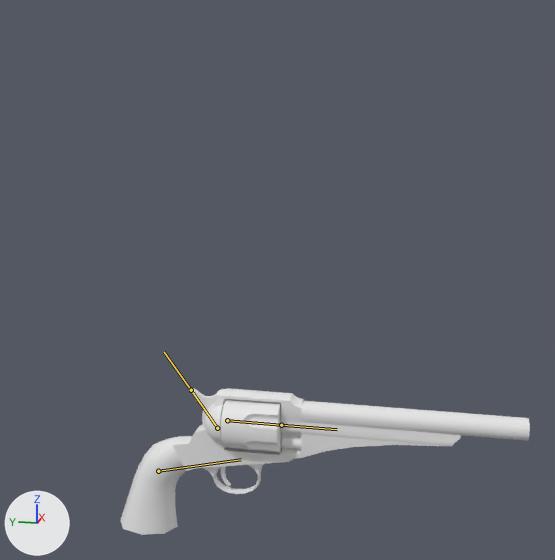
Before and after pictures for a commit that changed the FBX model Art/Animations/WEP_Repeater_Revolver_Animations_001/WEP_Revolver_Repeater_Animations_Fancy_Shoots_001.fbx.
Both versions are drawn from a camera (50 mm lens) standing at (-0.851, -0.325, 0.368) and looking at (0.006, -0.154, 0.154). Arrows for +X, +Y and +Z are at lower left; the lights stay in place. Both versions are drawn at frame 1 of the action 'Armature|Armature|Armature|Armature|Armature|Idle|Armature|Idle|Armature'; the numbers are the values there. The bones that bend it are drawn over the model as lines.

In view in the first picture: 'Revolver'.
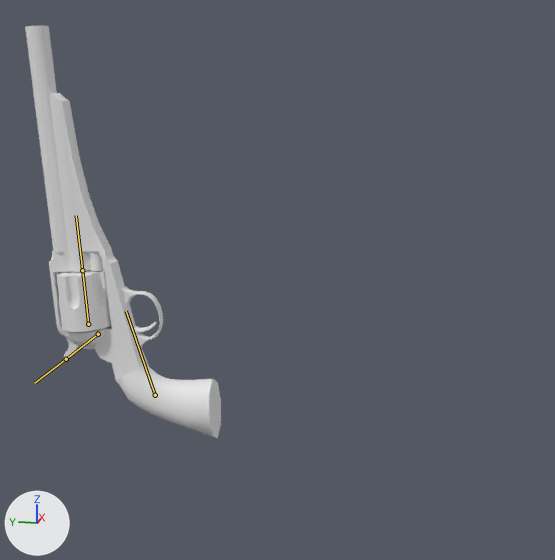
The change, as JSON lines over the scene's bpy script:
```json
{"block": "bone_gun", "where": "bone_gun = bpy.data.objects['Armature'].pose.bones['Gun']"}
{"op": "set", "path": "bone_gun.location", "old": "(0.0, -0.0247, 0.1008)", "new": "(0.0, 0.0, 0.0)"}
{"op": "set", "path": "bone_gun.rotation_quaternion", "old": "(1.0, 0.0, 0.0, 0.0)", "new": "(0.686, -0.727, 0.004, -0.002)", "note": "degrees (0, 0, 0) -> degrees (-93, 0, -1)"}
{"block": "bone_cilinder", "where": "bone_cilinder = bpy.data.objects['Armature'].pose.bones['Cilinder']  # child of 'Gun'"}
{"op": "set", "path": "bone_cilinder.rotation_quaternion", "old": "(1.0, 0.0, 0.0, 0.0)", "new": "(0.969, 0.0, 0.248, 0.0)", "note": "degrees (0, 0, 0) -> degrees (0, 29, 0)"}
```

Location of each change, [x1, y1, x2, y2] in pixels of the pictures (555 x 560 px):
```json
{"object": "Revolver", "change": "posed", "before": [121, 388, 530, 535], "after": [25, 25, 221, 438], "on screen": "52% narrower, 180% taller"}
{"bone": "Gun", "before": "(158, 471) to (241, 459)", "after": "(155, 395) to (126, 311)"}
{"bone": "Cilinder", "before": "(227, 420) to (281, 425)", "after": "(88, 324) to (82, 270)"}
```
